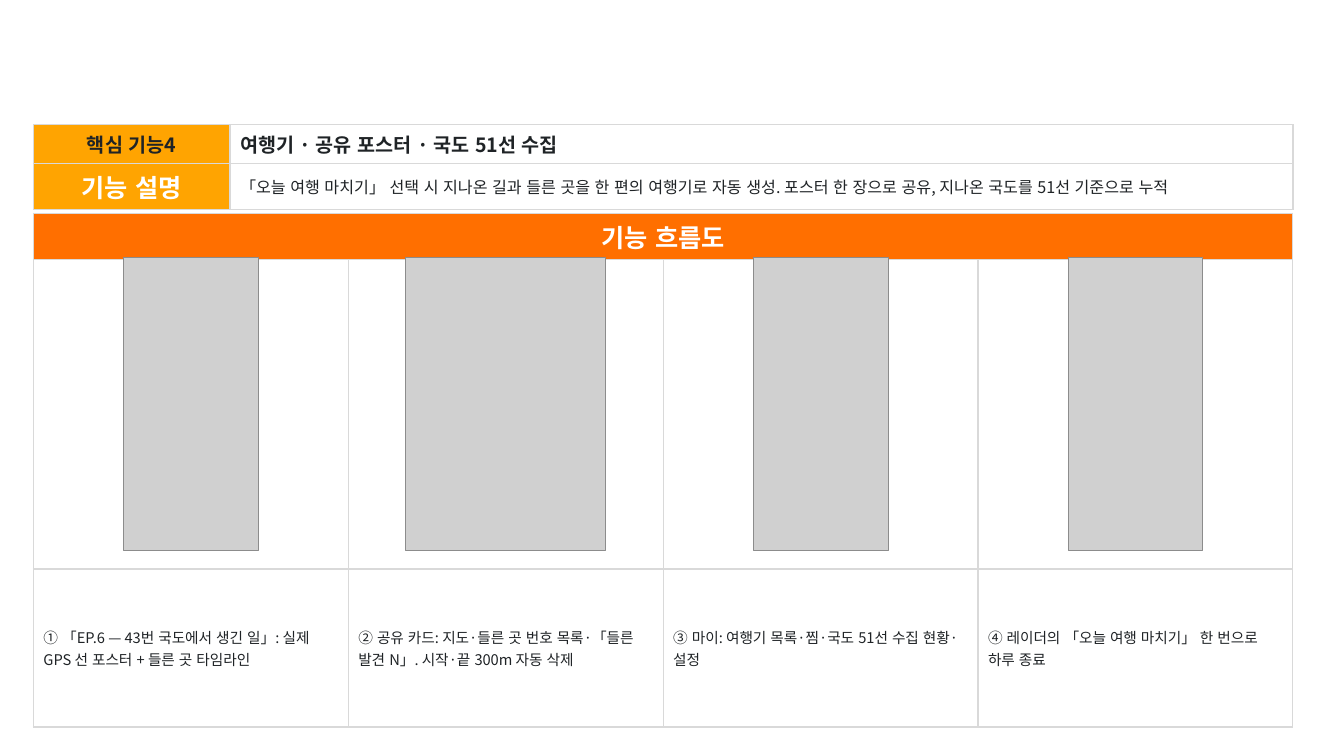
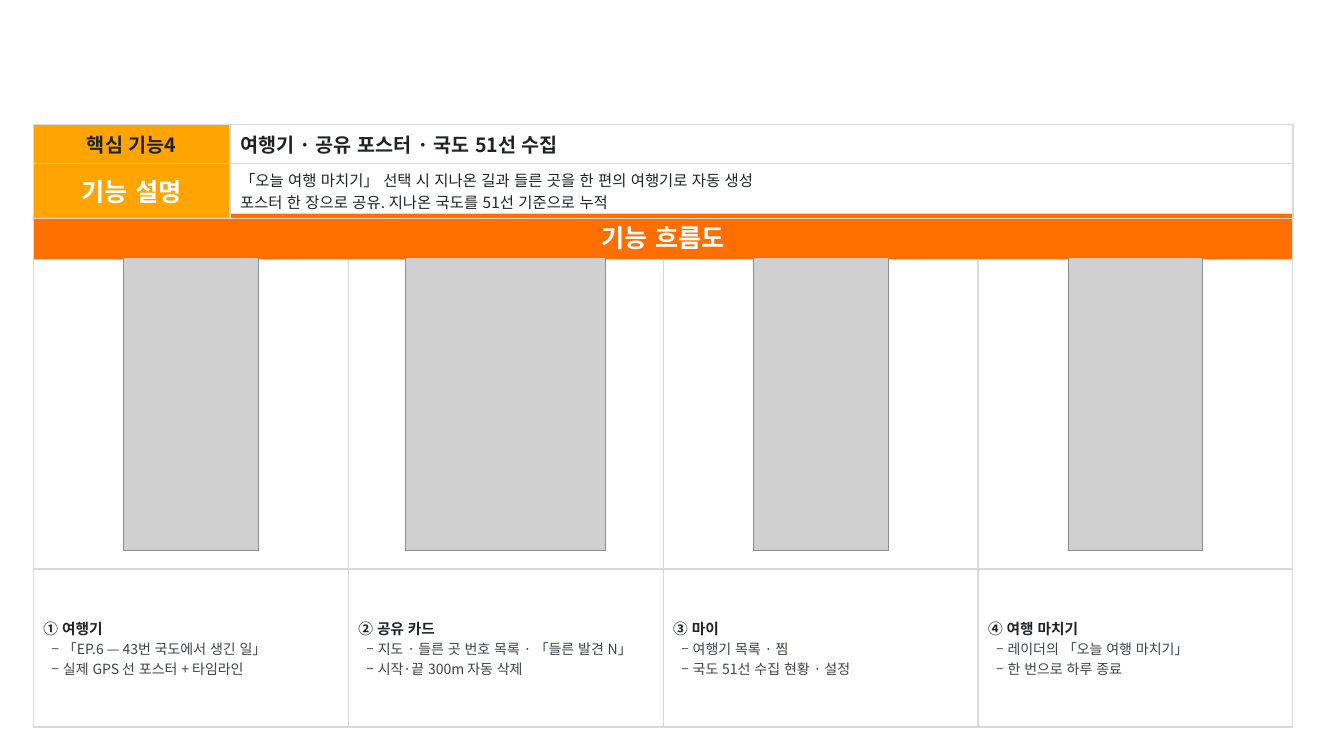
Before and after one commit to Hyee0ne/p-trip, a slide deck: slide 8 of docs/기능설명서_P의여행.pptx. Drawn at 1344x756 pixels with LibreOffice and Linux fonts; fonts in the diff are those of the drawing; grey boxes stand for pictures; background and template pictures are left out. Boxes give left, top, right and bottom in pixels: in the first picture for what was removed or moved away, otherwise in the second. Text is boxed around its words. In the diff, an @@ line names an element or a change of style, - is before the commit and + after.

```diff
--- a/docs/기능설명서_P의여행.pptx
+++ b/docs/기능설명서_P의여행.pptx
@@ table at [33,125,1294,214] @@
-row 2, column 2: 「오늘 여행 마치기」 선택 시 지나온 길과 들른 곳을 한 편의 여행기로 자동 생성. 포스터 한 장으로 공유, 지나온 국도를 51선 기준으로 누적
+row 2, column 2: 「오늘 여행 마치기」 선택 시 지나온 길과 들른 곳을 한 편의 여행기로 자동 생성 / 포스터 한 장으로 공유. 지나온 국도를 51선 기준으로 누적
@@ table at [33,213,1292,721] @@
-row 3: ① 「EP.6 — 43번 국도에서 생긴 일」: 실제 GPS 선 포스터 + 들른 곳 타임라인 | ② 공유 카드: 지도·들른 곳 번호 목록·「들른 발견 N」. 시작·끝 300m 자동 삭제 | ③ 마이: 여행기 목록·찜·국도 51선 수집 현황·설정 | ④ 레이더의 「오늘 여행 마치기」 한 번으로 하루 종료
+row 3: ① 여행기 / ‒ 「EP.6 — 43번 국도에서 생긴 일」 / ‒ 실제 GPS 선 포스터 + 타임라인 | ② 공유 카드 / ‒ 지도 · 들른 곳 번호 목록 · 「들른 발견 N」 / ‒ 시작·끝 300m 자동 삭제 | ③ 마이 / ‒ 여행기 목록 · 찜 / ‒ 국도 51선 수집 현황 · 설정 | ④ 여행 마치기 / ‒ 레이더의 「오늘 여행 마치기」 / ‒ 한 번으로 하루 종료
```
Also in this commit, not shown: 4 other slides changed, 2 other files.
